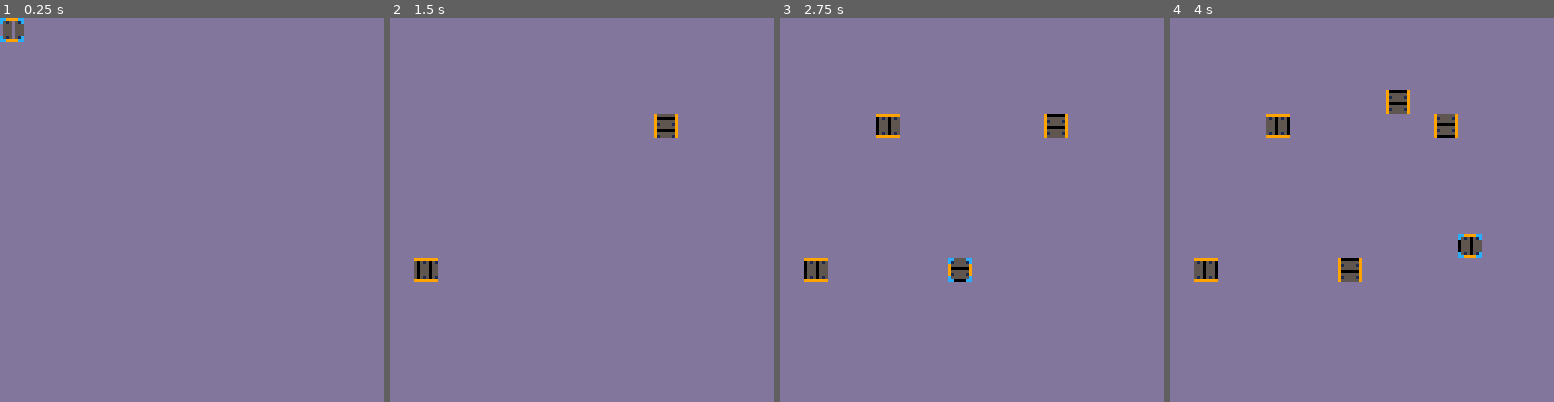
Above: before the commit, frames 1-4 (left to right).
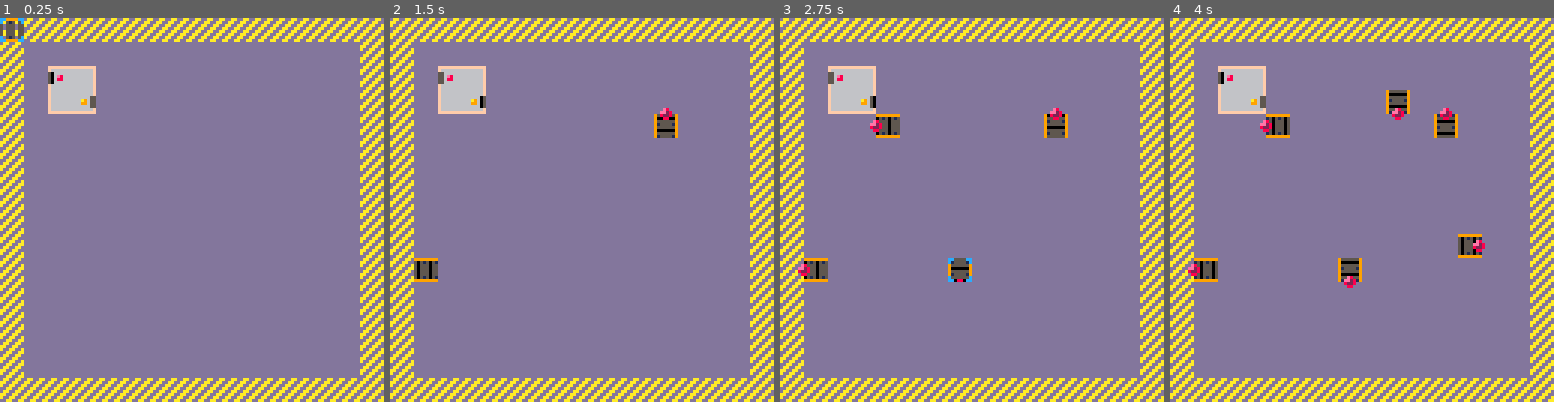
Above: after the commit, the same moments.

Repository: nornagon/the-last-gem
Game: PICO-8 cartridge pwr.p8
Same seed, same stepped clock (60 frames per second), same inputs: the game is played once before the commit and once after it.
Inputs (mouse positions are in pixels of both pictures, inside the frame that each line leads up to):
- Up to frame 1 (0.25 s): no input
- Up to frame 2 (1.5 s): tap X (X key) at 0.33, 1.07 s; click (670, 121) at 0.67 s; tap O (Z key) at 0.7 s; click (436, 267) at 1.22 s
- Up to frame 3 (2.75 s): tap O (Z key) at 1.7, 2.1, 2.5 s; click (887, 114) at 1.77 s; tap X (X key) at 1.85 s; click (952, 259) at 2.32 s
- Up to frame 4 (4 s): click (1404, 106) at 2.87 s; tap O (Z key) at 2.9, 3.3, 3.7 s; tap X (X key) at 2.97 s; click (1465, 256) at 3.42 s; click (1231, 102) at 3.97 s

The runs differ from the first frame. In frame 1, 13% of the frame differs, in the area x 0-100%, y 0-100%; in frame 2, 13%; in frame 3, 13%; in frame 4, 15%.

Commit message:
ruby to topaz

Diff:
--- a/pwr.p8
+++ b/pwr.p8
@@ -1,23 +1,61 @@
 pico-8 cartridge // http://www.pico-8.com
 version 8
 __lua__
-width=128
-height=128
+width=16
+height=16
+ruby=7
+topaz=8
+bldg_types={
+  ruby_to_topaz={
+    belts={{2,0},
+           {0,2}},
+    tiles={{{100,16+ruby},{92}},
+           {{124},{68,16+topaz}}},
+    collectors={{x=0,y=0,t=ruby}},
+    depositors={{x=1,y=1,t=topaz}},
+    recipe={i={[ruby]=2},o={[topaz]=1}}
+  }
+}
 -- 0 1 2 3
 -- r u l d
 function _init()
   t=0
   grid={}
+  item={}
   for x=1,width do
     grid[x] = {}
+    item[x] = {}
     for y=1,height do
       grid[x][y] = nil
-    end
-  end
+      item[x][y] = {nil, nil} -- id, progress
+    end
+  end
+
+  bldgs={} -- {x,y,type,inv}
 
   poke(0x5f2d, 1) -- enable mouse
   mouse_wasdown=0
   mouse_rot=0
+  place_bldg(bldg_types.ruby_to_topaz, 3, 3)
+end
+
+function place_bldg(bt, x, y)
+  local bx,by
+  local b={x=x,y=y,type=bt,inv={},outv={}}
+  for by=1,#bt.belts do
+    local bxs=bt.belts[by]
+    for bx=1,#bxs do
+      if (bxs[bx] != 0) grid[x+bx-1][y+by-1] = bxs[bx]
+    end
+  end
+  local c
+  for c in all(bt.collectors) do
+    b.inv[c.t] = 0
+  end
+  for c in all(bt.depositors) do
+    b.outv[c.t] = 0
+  end
+  add(bldgs, b)
 end
 
 function draw_belt(v, xl, yl)
@@ -26,6 +64,11 @@
   local flip_x=false
   local flip_y=false
   local sprid = 0
+
+  local tf=flr(t/4)
+
+  local tf1 =16*(tf%4)
+  local tf2r=16*(3-(tf+2)%4)
 
   if entry==2 and exit==0 then
     sprid=2+tf1
@@ -94,52 +137,166 @@
   local exg = grid[tx+exdx][ty+exdy]
   if exg ~= nil then
     local exex = shr(band(exg, 0xc), 2)
+    -- todo: fix next belt
   end
 end
 
 function _update()
-  if (btnp(5)) mouse_rot = (mouse_rot + 1) % 4
-end
-
-function _draw()
-  rectfill(0, 0, 127, 127, 13)
-
-  tf=flr(t/2)
-
-  tf1 =16*(tf%4)
-  tf2r=16*(3-(tf+2)%4)
-  local r,u,l,d=0
-
-  palt(0, false)
-  for x=1,width do
-    xl=(x-1)*8
-    for y=1,width do
-      yl=(y-1)*8
-      v=grid[x][y]
-      if v ~= nil then
-        draw_belt(v, xl, yl)
-      end
-    end
-  end
-  palt(0, true)
-
   mouse_x = stat(32)
   mouse_y = stat(33)
+  if (mouse_x<0) mouse_x=0
+  if (mouse_y<0) mouse_y=0
   mouse_btn = stat(34)
   mouse_tx = flr(mouse_x/8)
   mouse_ty = flr(mouse_y/8)
+  if mouse_btn != 0 then
+    place_belt(mouse_rot, mouse_tx+1, mouse_ty+1)
+  end
+  mouse_wasdown=mouse_btn
+
+  if (btnp(5)) mouse_rot = (mouse_rot + 1) % 4
+  if (btnp(4)) item[mouse_tx+1][mouse_ty+1] = {ruby, 3}
+
+  if t%4 == 0 then
+    for x=1,width do
+      for y=1,width do
+        local it=item[x][y]
+        if it[1] ~= nil and grid[x][y] ~= nil then
+          if it[2] < 8 then
+            if it[2] == 7 then
+              local dx, dy = dir(shr(band(grid[x][y], 0xc), 2))
+              if (grid[x+dx][y+dy] ~= nil) it[2]+=1
+            else
+              it[2]+=1
+            end
+          end
+        end
+      end
+    end
+    for x=1,width do
+      for y=1,width do
+        local it=item[x][y]
+        if it[2] == 8 then
+          local dx, dy = dir(shr(band(grid[x][y], 0xc), 2))
+          if item[x+dx][y+dy][1] == nil then
+            item[x+dx][y+dy][1] = it[1]
+            item[x+dx][y+dy][2] = 0
+            item[x][y][1] = nil
+            item[x][y][2] = nil
+          end
+        end
+      end
+    end
+
+    local b
+    for b in all(bldgs) do
+      local c
+      for c in all(b.type.collectors) do
+        local it=item[b.x+c.x][b.y+c.y]
+        if it[1] ~= nil and it[2] >= 4 then
+          if it[1] == c.t and b.inv[c.t] < b.type.recipe.i[c.t] then
+            b.inv[c.t] += 1
+          end
+          -- pick up item
+          it[1] = nil
+          it[2] = nil
+        end
+      end
+      ready=true
+      for it,c in pairs(b.type.recipe.i) do
+        if b.inv[it] < c then
+          ready=false
+          break
+        end
+      end
+      if ready then
+        for it,c in pairs(b.type.recipe.i) do
+          b.inv[it] = 0
+        end
+        for it,c in pairs(b.type.recipe.o) do
+          b.outv[it] = c
+        end
+      end
+      for c in all(b.type.depositors) do
+        local it=item[b.x+c.x][b.y+c.y]
+        if it[1] == nil and b.outv[c.t] > 0 then
+          b.outv[c.t] -= 1
+          it[1] = c.t
+          it[2] = 4
+        end
+      end
+    end
+  end
+
+  t+=1
+end
+
+function draw_item(sprid, x, y, prg)
+  local belt = grid[x][y]
+  if (belt == nil) belt = 2
+  local entry = band(belt, 3)
+  local exit = shr(band(belt, 0xc), 2)
+  local cx = (x-1)*8+4
+  local cy = (y-1)*8+4
+  if prg <= 3 then
+    local dx, dy = dir(entry)
+    spr(sprid, cx+dx*(3-prg)-4, cy+dy*(3-prg)-4)
+  else
+    local dx, dy = dir(exit)
+    spr(sprid, cx+dx*(prg-3)-4, cy+dy*(prg-3)-4)
+  end
+end
+
+function _draw()
+  rectfill(0, 0, 127, 127, 13)
+
+  for x=1,width do
+    spr(16, (x-1)*8, 0)
+    spr(16, (x-1)*8, (height-1)*8)
+  end
+  for y=1,height do
+    spr(16, 0, (y-1)*8)
+    spr(16, (width-1)*8, (y-1)*8)
+  end
+
+  local xl, yl, v, x, y
+  palt(0, false)
+  for x=1,width do
+    for y=1,height do
+      v=grid[x][y]
+      if v ~= nil then
+        draw_belt(v, (x-1)*8, (y-1)*8)
+      end
+    end
+  end
+  palt(0, true)
+
+  local it
+  for x=1,width do
+    for y=1,height do
+      it=item[x][y]
+      if it[1] ~= nil then
+        draw_item(it[1], x, y, it[2])
+      end
+    end
+  end
+  local b, bt
+  for b in all(bldgs) do
+    for y=1,#b.type.tiles do
+      for x=1,#b.type.tiles[y] do
+        local bts=b.type.tiles[y][x]
+        for bt in all(bts) do
+          spr(bt, (b.x+x-2)*8, (b.y+y-2)*8)
+        end
+      end
+    end
+  end
 
   if t%11 > 2 then
     draw_belt(shl(mouse_rot, 2)+((mouse_rot+2)%4), mouse_tx*8, mouse_ty*8)
     spr(5, mouse_tx*8, mouse_ty*8)
   end
 
-  if mouse_btn != 0 then
-    place_belt(mouse_rot, mouse_tx+1, mouse_ty+1)
-  end
-  mouse_wasdown=mouse_btn
-
-  t+=1
 end
 
 
@@ -275,165 +432,165 @@
 0000000000000000000000000000000000000000000000000000000000000000000000000000000000000000000000000000000000000000000000000000000000000000000000000000000000000000000000000000000000000000000000000000000000000000000000000000000000000000000000000000000000000000
 0000000000000000000000000000000000000000000000000000000000000000000000000000000000000000000000000000000000000000000000000000000000000000000000000000000000000000000000000000000000000000000000000000000000000000000000000000000000000000000000000000000000000000
 __map__
-0000000000000000000000000000000000000000000000000000000000000000000000000000000000000000000000000000000000000000000000000000000000000000000000000000000000000000000000000000000000000000000000000000000000000000000000000000000000000000000000000000000000000000
-0000000000000000000000000000000000000000000000000000000000000000000000000000000000000000000000000000000000000000000000000000000000000000000000000000000000000000000000000000000000000000000000000000000000000000000000000000000000000000000000000000000000000000
-0001020202030004030000000000000000000000000000000000000000000000000000000000000000000000000000000000000000000000000000000000000000000000000000000000000000000000000000000000000000000000000000000000000000000000000000000000000000000000000000000000000000000000
-0000000000130013010202020000000000000000000000000000000000000000000000000000000000000000000000000000000000000000000000000000000000000000000000000000000000000000000000000000000000000000000000000000000000000000000000000000000000000000000000000000000000000000
-0000000000130013000000000000000000000000000000000000000000000000000000000000000000000000000000000000000000000000000000000000000000000000000000000000000000000000000000000000000000000000000000000000000000000000000000000000000000000000000000000000000000000000
-0000000000010223000000000000000000000000000000000000000000000000000000000000000000000000000000000000000000000000000000000000000000000000000000000000000000000000000000000000000000000000000000000000000000000000000000000000000000000000000000000000000000000000
-0000000000000000000000000000000000000000000000000000000000000000000000000000000000000000000000000000000000000000000000000000000000000000000000000000000000000000000000000000000000000000000000000000000000000000000000000000000000000000000000000000000000000000
-0000000000000000000000000000000000000000000000000000000000000000000000000000000000000000000000000000000000000000000000000000000000000000000000000000000000000000000000000000000000000000000000000000000000000000000000000000000000000000000000000000000000000000
-0000000000000000000000000000000000000000000000000000000000000000000000000000000000000000000000000000000000000000000000000000000000000000000000000000000000000000000000000000000000000000000000000000000000000000000000000000000000000000000000000000000000000000
-0000000000000000000000000000000000000000000000000000000000000000000000000000000000000000000000000000000000000000000000000000000000000000000000000000000000000000000000000000000000000000000000000000000000000000000000000000000000000000000000000000000000000000
-0000000000000000000000000000000000000000000000000000000000000000000000000000000000000000000000000000000000000000000000000000000000000000000000000000000000000000000000000000000000000000000000000000000000000000000000000000000000000000000000000000000000000000
-0000000000000000000000000000000000000000000000000000000000000000000000000000000000000000000000000000000000000000000000000000000000000000000000000000000000000000000000000000000000000000000000000000000000000000000000000000000000000000000000000000000000000000
-0000000000000000000000000000000000000000000000000000000000000000000000000000000000000000000000000000000000000000000000000000000000000000000000000000000000000000000000000000000000000000000000000000000000000000000000000000000000000000000000000000000000000000
-0000000000000000000000000000000000000000000000000000000000000000000000000000000000000000000000000000000000000000000000000000000000000000000000000000000000000000000000000000000000000000000000000000000000000000000000000000000000000000000000000000000000000000
-0000000000000000000000000000000000000000000000000000000000000000000000000000000000000000000000000000000000000000000000000000000000000000000000000000000000000000000000000000000000000000000000000000000000000000000000000000000000000000000000000000000000000000
-0000000000000000000000000000000000000000000000000000000000000000000000000000000000000000000000000000000000000000000000000000000000000000000000000000000000000000000000000000000000000000000000000000000000000000000000000000000000000000000000000000000000000000
-0000000000000000000000000000000000000000000000000000000000000000000000000000000000000000000000000000000000000000000000000000000000000000000000000000000000000000000000000000000000000000000000000000000000000000000000000000000000000000000000000000000000000000
-0000000000000000000000000000000000000000000000000000000000000000000000000000000000000000000000000000000000000000000000000000000000000000000000000000000000000000000000000000000000000000000000000000000000000000000000000000000000000000000000000000000000000000
-0000000000000000000000000000000000000000000000000000000000000000000000000000000000000000000000000000000000000000000000000000000000000000000000000000000000000000000000000000000000000000000000000000000000000000000000000000000000000000000000000000000000000000
-0000000000000000000000000000000000000000000000000000000000000000000000000000000000000000000000000000000000000000000000000000000000000000000000000000000000000000000000000000000000000000000000000000000000000000000000000000000000000000000000000000000000000000
-0000000000000000000000000000000000000000000000000000000000000000000000000000000000000000000000000000000000000000000000000000000000000000000000000000000000000000000000000000000000000000000000000000000000000000000000000000000000000000000000000000000000000000
-0000000000000000000000000000000000000000000000000000000000000000000000000000000000000000000000000000000000000000000000000000000000000000000000000000000000000000000000000000000000000000000000000000000000000000000000000000000000000000000000000000000000000000
-0000000000000000000000000000000000000000000000000000000000000000000000000000000000000000000000000000000000000000000000000000000000000000000000000000000000000000000000000000000000000000000000000000000000000000000000000000000000000000000000000000000000000000
-0000000000000000000000000000000000000000000000000000000000000000000000000000000000000000000000000000000000000000000000000000000000000000000000000000000000000000000000000000000000000000000000000000000000000000000000000000000000000000000000000000000000000000
-0000000000000000000000000000000000000000000000000000000000000000000000000000000000000000000000000000000000000000000000000000000000000000000000000000000000000000000000000000000000000000000000000000000000000000000000000000000000000000000000000000000000000000
-0000000000000000000000000000000000000000000000000000000000000000000000000000000000000000000000000000000000000000000000000000000000000000000000000000000000000000000000000000000000000000000000000000000000000000000000000000000000000000000000000000000000000000
-0000000000000000000000000000000000000000000000000000000000000000000000000000000000000000000000000000000000000000000000000000000000000000000000000000000000000000000000000000000000000000000000000000000000000000000000000000000000000000000000000000000000000000
-0000000000000000000000000000000000000000000000000000000000000000000000000000000000000000000000000000000000000000000000000000000000000000000000000000000000000000000000000000000000000000000000000000000000000000000000000000000000000000000000000000000000000000
-0000000000000000000000000000000000000000000000000000000000000000000000000000000000000000000000000000000000000000000000000000000000000000000000000000000000000000000000000000000000000000000000000000000000000000000000000000000000000000000000000000000000000000
-0000000000000000000000000000000000000000000000000000000000000000000000000000000000000000000000000000000000000000000000000000000000000000000000000000000000000000000000000000000000000000000000000000000000000000000000000000000000000000000000000000000000000000
-0000000000000000000000000000000000000000000000000000000000000000000000000000000000000000000000000000000000000000000000000000000000000000000000000000000000000000000000000000000000000000000000000000000000000000000000000000000000000000000000000000000000000000
-0000000000000000000000000000000000000000000000000000000000000000000000000000000000000000000000000000000000000000000000000000000000000000000000000000000000000000000000000000000000000000000000000000000000000000000000000000000000000000000000000000000000000000
-…(130 lines of a section not shown)…
+6060606060606003606060606061000000000000000000000000000000000000000000000000000000000000000000000000000000000000000000000000000000000000000000000000000000000000000000000000000000000000000000000000000000000000000000000000000000000000000000000000000000000000
+6040424141404240404042404200000000000000000000000000000000000000000000000000000000000000000000000000000000000000000000000000000000000000000000000000000000000000000000000000000000000000000000000000000000000000000000000000000000000000000000000000000000000000
+6040414040404040414040424000000000000000000000000000000000000000000000000000000000000000000000000000000000000000000000000000000000000000000000000000000000000000000000000000000000000000000000000000000000000000000000000000000000000000000000000000000000000000
+6040404041010202424041404200000000000000000000000000000000000000000000000000000000000000000000000000000000000000000000000000000000000000000000000000000000000000000000000000000000000000000000000000000000000000000000000000000000000000000000000000000000000000
+6040414040404040404041404000000000000000000000000000000000000000000000000000000000000000000000000000000000000000000000000000000000000000000000000000000000000000000000000000000000000000000000000000000000000000000000000000000000000000000000000000000000000000
+6040424041424041404040404100000000000000000000000000000000000000000000000000000000000000000000000000000000000000000000000000000000000000000000000000000000000000000000000000000000000000000000000000000000000000000000000000000000000000000000000000000000000000
+6042404040404240404042404200000000000000000000000000000000000000000000000000000000000000000000000000000000000000000000000000000000000000000000000000000000000000000000000000000000000000000000000000000000000000000000000000000000000000000000000000000000000000
+6042414142424042414240424200000000000000000000000000000000000000000000000000000000000000000000000000000000000000000000000000000000000000000000000000000000000000000000000000000000000000000000000000000000000000000000000000000000000000000000000000000000000000
+0000000000000000000000000000000000000000000000000000000000000000000000000000000000000000000000000000000000000000000000000000000000000000000000000000000000000000000000000000000000000000000000000000000000000000000000000000000000000000000000000000000000000000
+0000000000000000000000000000000000000000000000000000000000000000000000000000000000000000000000000000000000000000000000000000000000000000000000000000000000000000000000000000000000000000000000000000000000000000000000000000000000000000000000000000000000000000
+0000000000000000000000000000000000000000000000000000000000000000000000000000000000000000000000000000000000000000000000000000000000000000000000000000000000000000000000000000000000000000000000000000000000000000000000000000000000000000000000000000000000000000
+0000000000000000000000000000000000000000000000000000000000000000000000000000000000000000000000000000000000000000000000000000000000000000000000000000000000000000000000000000000000000000000000000000000000000000000000000000000000000000000000000000000000000000
+0000000000000000000000000000000000000000000000000000000000000000000000000000000000000000000000000000000000000000000000000000000000000000000000000000000000000000000000000000000000000000000000000000000000000000000000000000000000000000000000000000000000000000
+0000000000000000000000000000000000000000000000000000000000000000000000000000000000000000000000000000000000000000000000000000000000000000000000000000000000000000000000000000000000000000000000000000000000000000000000000000000000000000000000000000000000000000
+0000000000000000000000000000000000000000000000000000000000000000000000000000000000000000000000000000000000000000000000000000000000000000000000000000000000000000000000000000000000000000000000000000000000000000000000000000000000000000000000000000000000000000
+0000000000000000000000000000000000000000000000000000000000000000000000000000000000000000000000000000000000000000000000000000000000000000000000000000000000000000000000000000000000000000000000000000000000000000000000000000000000000000000000000000000000000000
+0000000000000000000000000000000000000000000000000000000000000000000000000000000000000000000000000000000000000000000000000000000000000000000000000000000000000000000000000000000000000000000000000000000000000000000000000000000000000000000000000000000000000000
+0000000000000000000000000000000000000000000000000000000000000000000000000000000000000000000000000000000000000000000000000000000000000000000000000000000000000000000000000000000000000000000000000000000000000000000000000000000000000000000000000000000000000000
+0000000000000000000000000000000000000000000000000000000000000000000000000000000000000000000000000000000000000000000000000000000000000000000000000000000000000000000000000000000000000000000000000000000000000000000000000000000000000000000000000000000000000000
+0000000000000000000000000000000000000000000000000000000000000000000000000000000000000000000000000000000000000000000000000000000000000000000000000000000000000000000000000000000000000000000000000000000000000000000000000000000000000000000000000000000000000000
+0000000000000000000000000000000000000000000000000000000000000000000000000000000000000000000000000000000000000000000000000000000000000000000000000000000000000000000000000000000000000000000000000000000000000000000000000000000000000000000000000000000000000000
+0000000000000000000000000000000000000000000000000000000000000000000000000000000000000000000000000000000000000000000000000000000000000000000000000000000000000000000000000000000000000000000000000000000000000000000000000000000000000000000000000000000000000000
+0000000000000000000000000000000000000000000000000000000000000000000000000000000000000000000000000000000000000000000000000000000000000000000000000000000000000000000000000000000000000000000000000000000000000000000000000000000000000000000000000000000000000000
+0000000000000000000000000000000000000000000000000000000000000000000000000000000000000000000000000000000000000000000000000000000000000000000000000000000000000000000000000000000000000000000000000000000000000000000000000000000000000000000000000000000000000000
+0000000000000000000000000000000000000000000000000000000000000000000000000000000000000000000000000000000000000000000000000000000000000000000000000000000000000000000000000000000000000000000000000000000000000000000000000000000000000000000000000000000000000000
+0000000000000000000000000000000000000000000000000000000000000000000000000000000000000000000000000000000000000000000000000000000000000000000000000000000000000000000000000000000000000000000000000000000000000000000000000000000000000000000000000000000000000000
+0000000000000000000000000000000000000000000000000000000000000000000000000000000000000000000000000000000000000000000000000000000000000000000000000000000000000000000000000000000000000000000000000000000000000000000000000000000000000000000000000000000000000000
+0000000000000000000000000000000000000000000000000000000000000000000000000000000000000000000000000000000000000000000000000000000000000000000000000000000000000000000000000000000000000000000000000000000000000000000000000000000000000000000000000000000000000000
+0000000000000000000000000000000000000000000000000000000000000000000000000000000000000000000000000000000000000000000000000000000000000000000000000000000000000000000000000000000000000000000000000000000000000000000000000000000000000000000000000000000000000000
+0000000000000000000000000000000000000000000000000000000000000000000000000000000000000000000000000000000000000000000000000000000000000000000000000000000000000000000000000000000000000000000000000000000000000000000000000000000000000000000000000000000000000000
+0000000000000000000000000000000000000000000000000000000000000000000000000000000000000000000000000000000000000000000000000000000000000000000000000000000000000000000000000000000000000000000000000000000000000000000000000000000000000000000000000000000000000000
+0000000000000000000000000000000000000000000000000000000000000000000000000000000000000000000000000000000000000000000000000000000000000000000000000000000000000000000000000000000000000000000000000000000000000000000000000000000000000000000000000000000000000000
+…(130 lines of a section not shown)…
Not shown, changed: 61 lines of the sprite sheet (__gfx__) section of pwr.p8
